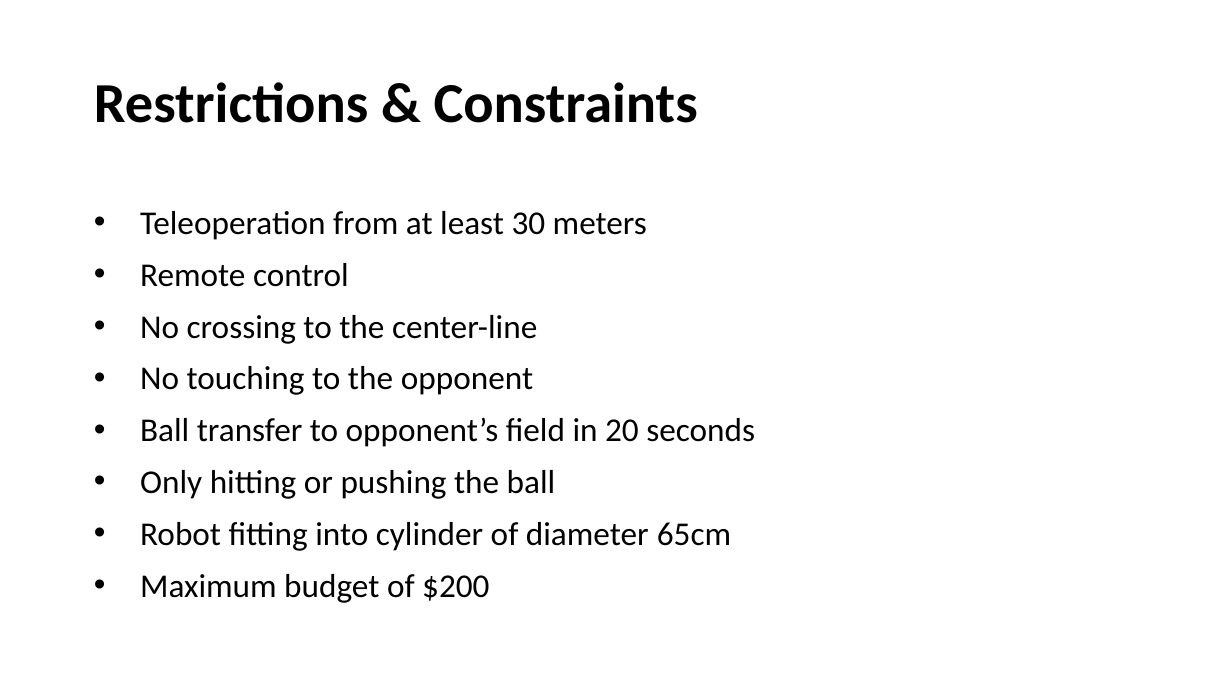
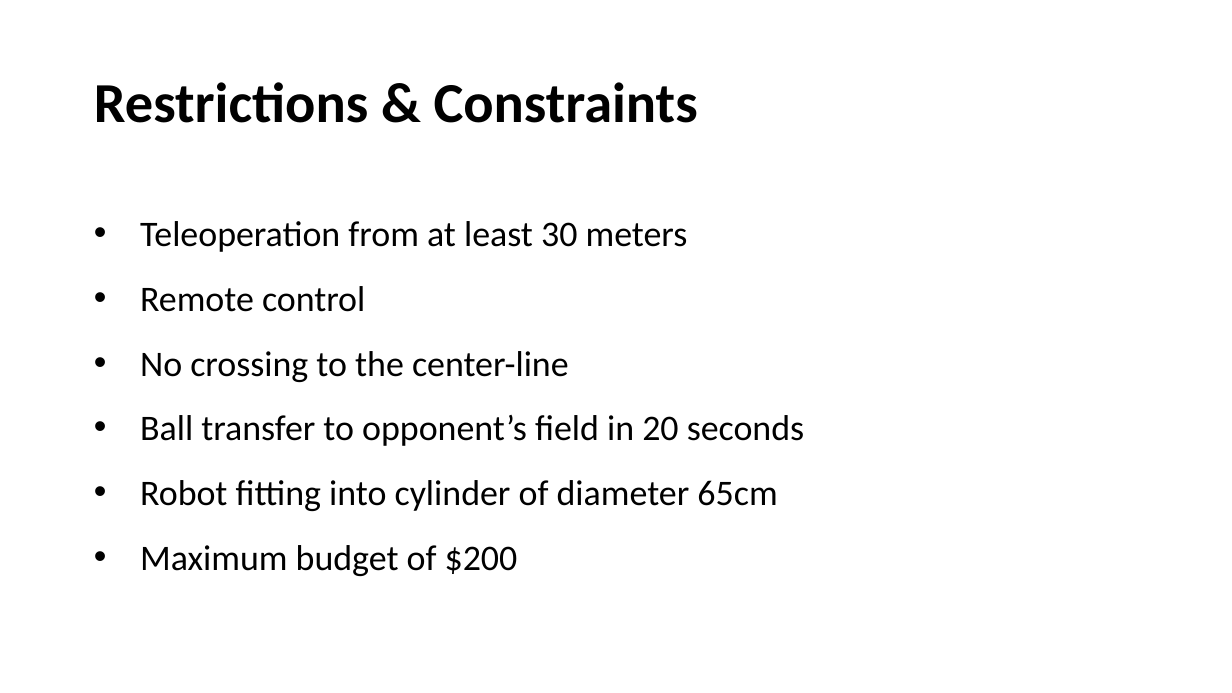
Before and after one commit to canerpotur/TROY-TECH, a slide deck: slide 10 of Troy Tech - Presentation/TROY- Hasan OZKARA_yeni.pptx. Drawn at 1232x693 pixels with LibreOffice and Linux fonts; fonts in the diff are those of the drawing. Boxes give left, top, right and bottom in pixels: in the first picture for what was removed or moved away, otherwise in the second. Text is boxed around its words. In the diff, an @@ line names an element or a change of style, - is before the commit and + after.

```diff
--- a/Troy Tech - Presentation/TROY- Hasan OZKARA_yeni.pptx
+++ b/Troy Tech - Presentation/TROY- Hasan OZKARA_yeni.pptx
@@ text "Teleoperation from at least 30 ..." at box(140, 221, 804, 576): size 25.9 to 28 pt; line spacing 1.3 to 1.5 @@
@@ text at box(140, 366, 533, 395): paragraph removed @@
-• No touching to the opponent
@@ text at box(140, 470, 556, 499): paragraph removed @@
-• Only hitting or pushing the ball
```
Also in this commit, not shown: 3 other slides changed.
